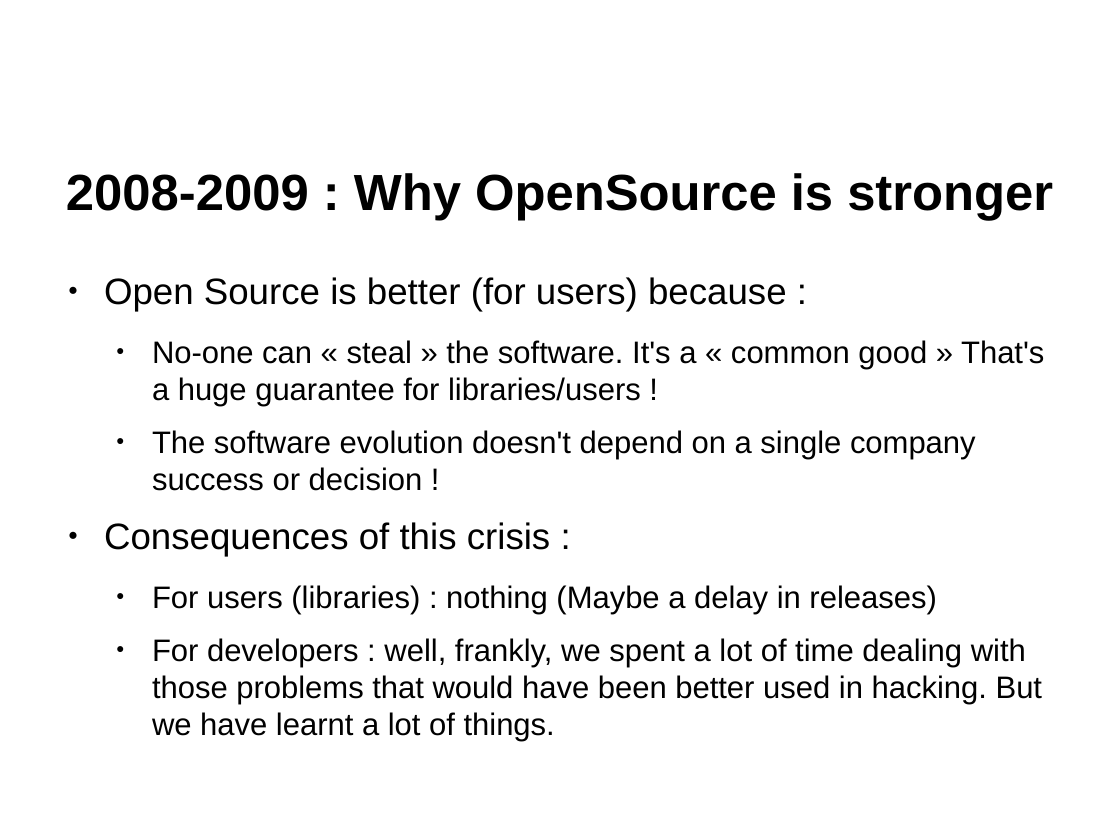
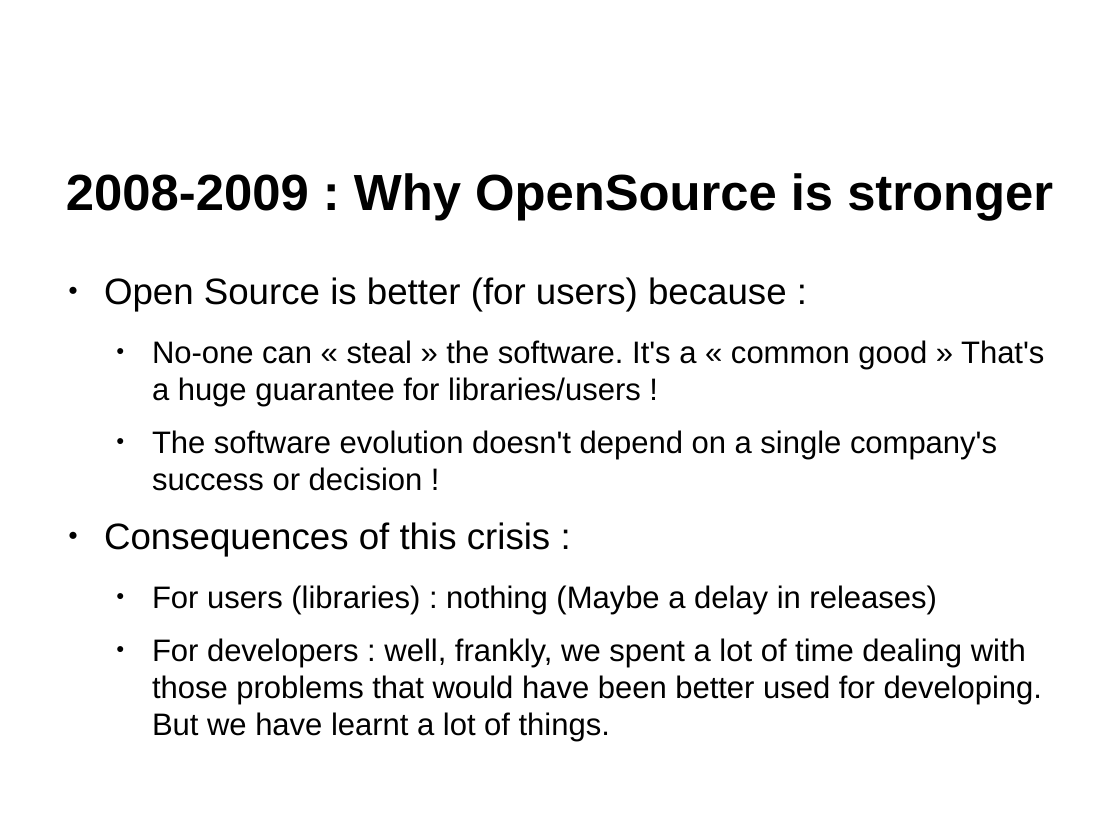
Before and after one commit to ranginui/presentation, a slide deck: slide 15 of kohaconclave/keynote/keynote.odp. Drawn at 1120x840 pixels with LibreOffice and Linux fonts; fonts in the diff are those of the drawing; background and template pictures are left out. Boxes give left, top, right and bottom in pixels: in the first picture for what was removed or moved away, otherwise in the second. Text is boxed around its words. In the diff, an @@ line names an element or a change of style, - is before the commit and + after.

```diff
--- a/kohaconclave/keynote/keynote.odp
+++ b/kohaconclave/keynote/keynote.odp
@@ text at [152,430,997,491]: text changed @@
-  ● The software evolution doesn't depend on a single company success or decision !
+  ● The software evolution doesn't depend on a single company's success or decision !
@@ text at [152,638,1042,742]: text changed @@
-  ● For developers : well, frankly, we spent a lot of time dealing with those problems that would have been better used in hacking. But we have learnt a lot of things.
+  ● For developers : well, frankly, we spent a lot of time dealing with those problems that would have been better used for developing. But we have learnt a lot of things.
```
Also in this commit, not shown: 15 other slides changed, 1 other file.
